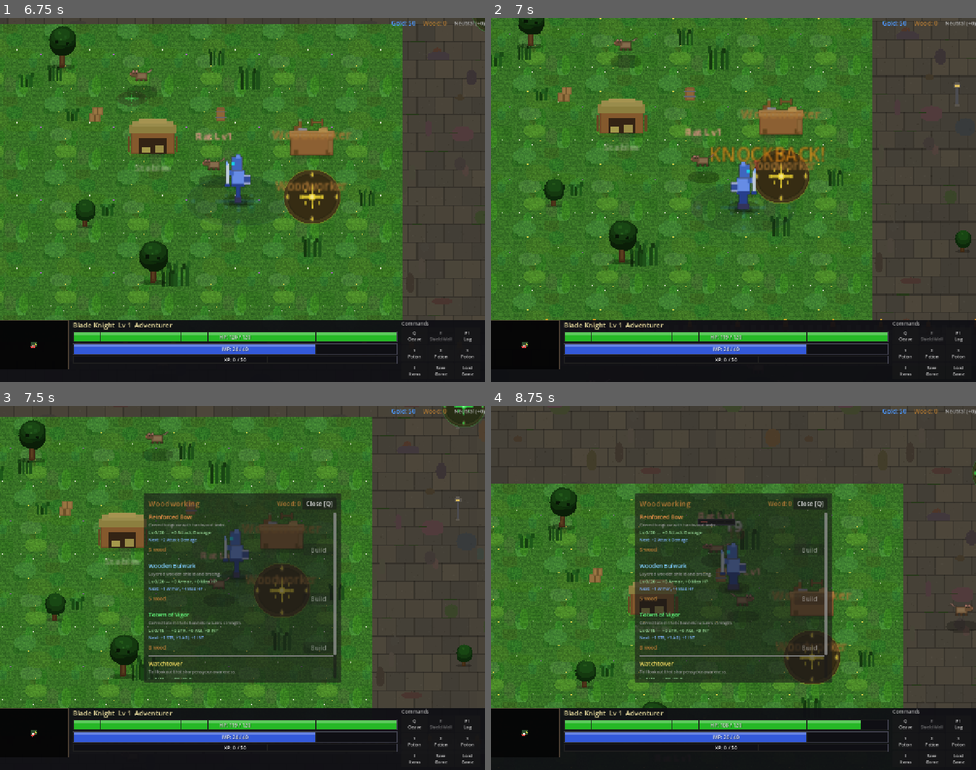
Above: before the commit, frames 1-4 (two rows, left to right).
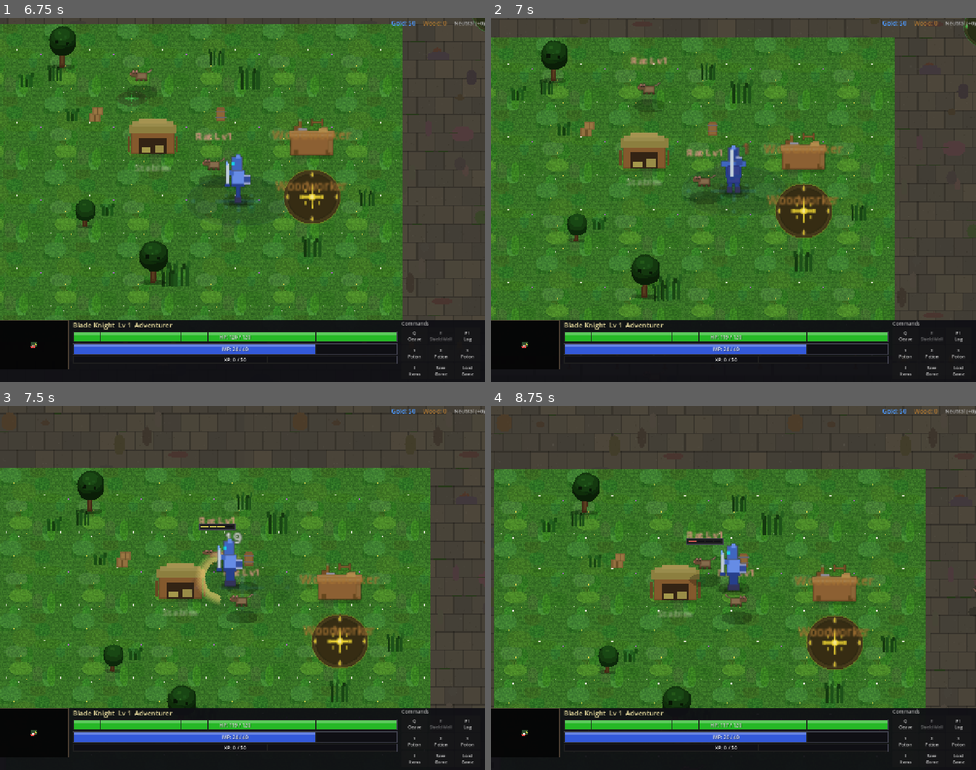
Above: after the commit, the same moments.

Repository: slxny/legends-open-rpg
Game: Godot game, scene res://scenes/main.tscn
The game is run twice, just before and just after one commit, with the same random seed, the same clock (stepped at 60 frames per second) and the same inputs.
Inputs (mouse positions are in pixels of both pictures, inside the frame that each line leads up to):
- Up to frame 1 (6.75 s): click "SELECT" at 0.5 s; tap Enter at 1.25 s; drag from (33, 352) to (242, 258) at 1.27 s; drag from (145, 218) to (242, 174) at 2.02 s; move the mouse to (291, 119) at 2.77 s; hold D (move_right) 2.78-3.5 s; hold E (ability_2) 2.78-3.5 s; tap Space (attack) at 3.05 s; drag from (218, 272) to (67, 323) at 3.52 s; move the mouse to (388, 254) at 4.27 s; hold A (move_left) 4.28-5 s; hold Space (attack) 4.28-5 s; tap F (interact) at 4.35 s; drag from (97, 145) to (223, 200) at 5.02 s; move the mouse to (87, 276) at 5.77 s; hold S (move_down) 5.78-6.5 s; hold Space (attack) 5.78-6.5 s; tap 2 at 5.85 s; click (87, 276) at 5.92 s; drag from (126, 127) to (145, 218) at 6.52 s
- Up to frame 2 (7 s): no input
- Up to frame 3 (7.5 s): drag from (130, 744) to (281, 562) at 7.27 s
- Up to frame 4 (8.75 s): drag from (636, 606) to (811, 653) at 8.02 s

Frame 1 is identical in both runs. In frame 2, 29% of the frame differs, in the area x 0-100%, y 0-83%; in frame 3, 49%, in the area x 0-100%, y 0-91%; in frame 4, 37%.

Commit message:
Redesign rat squeal: softer, varied, and throttled
The single piercing rat squeal (1800-5000 Hz) played on every attack
from every rat in a 15-20 rat swarm was unbearable. Three changes:

1. Sound redesign: replaced the single shrill squeal with 3 softer
   variants at much lower frequencies (700-1400 Hz range vs the old
   1800-5000 Hz), shorter duration, less noise, lower drive

2. Randomized variant selection: each squeal randomly picks one of
   the 3 variants so it doesn't sound repetitive

3. Throttled playback: only 30% of rat attacks trigger a squeal
   attempt, and a global 0.8s cooldown across ALL rats prevents
   overlapping squeals from swarms. Volume also reduced from -4 dB
   to -8 dB offset

https://claude.ai/code/session_012os551rq58VMUGcUPanefS

Diff:
--- a/scenes/enemies/enemy.gd
+++ b/scenes/enemies/enemy.gd
@@ -79,6 +79,9 @@
 # Shared drop node pool (avoids Area2D+CollisionShape2D+Sprite2D per drop)
 static var _drop_pool: Array[Area2D] = []
 const DROP_POOL_MAX: int = 20
+# Global rat squeal cooldown — prevents overlapping squeals from swarms
+static var _rat_squeal_cooldown: float = 0.0
+const RAT_SQUEAL_INTERVAL: float = 0.8
 
 func _ready() -> void:
 	add_to_group("enemies")
@@ -278,6 +281,10 @@
 	if _is_dead:
 		return
 
+	# Tick rat squeal cooldown (static, shared across all enemies)
+	if _rat_squeal_cooldown > 0.0:
+		_rat_squeal_cooldown -= delta
+
 	# Distance-based sleep/wake check (throttled)
 	_sleep_check_timer -= delta
 	if _sleep_check_timer <= 0.0:
@@ -463,11 +470,18 @@
 			var result = CombatManager.calculate_damage(get_stats_dict(), target.get_stats_dict())
 			target.take_damage(result["damage"], result["is_crit"])
 			_do_attack_lunge()
-			if sprite_type == "rat":
-				AudioManager.play_sfx("rat_squeal", -4.0)
+			if sprite_type == "rat" and randf() < 0.3:
+				_try_rat_squeal()
 			# Rare effect proc
 			if _effect_chance > 0.0 and randf() < _effect_chance:
 				_apply_effect_to_target(target)
+
+func _try_rat_squeal() -> void:
+	if _rat_squeal_cooldown > 0.0:
+		return
+	_rat_squeal_cooldown = RAT_SQUEAL_INTERVAL
+	var variant = randi_range(1, 3)
+	AudioManager.play_sfx("rat_squeal_%d" % variant, -8.0)
 
 func _process_return(delta: float) -> void:
 	var dist_sq = global_position.distance_squared_to(home_position)
--- a/scripts/autoloads/audio_manager.gd
+++ b/scripts/autoloads/audio_manager.gd
@@ -217,7 +217,7 @@
 		"gold_pickup", "item_pickup", "level_up", "dash_swoosh",
 		"ability_whoosh", "power_strike", "whirlwind", "player_hurt",
 		"charge_loop", "charge_ready", "charge_release", "tree_chop",
-		"tree_fall", "rat_squeal"]
+		"tree_fall", "rat_squeal_1", "rat_squeal_2", "rat_squeal_3"]
 	var batch: int = 0
 	for sfx_name in sfx_names:
 		if _sfx_cache.has(sfx_name):
@@ -646,18 +646,34 @@
 	_soft_clip(samples, 1.4)
 	return _to_stream(samples)
 
-func _gen_rat_squeal() -> AudioStreamWAV:
-	# Short high-pitched rat squeak — piercing chirp with breathy rasp
-	var samples = _make_samples(0.14)
-	# Core squeal: sharp rising-then-falling high pitch
-	_pitch_sweep_sine(samples, 1800.0, 3200.0, 0.25)
-	_pitch_sweep_sine(samples, 2600.0, 2000.0, 0.15, 0.05)
-	# Second harmonic for shrillness
-	_pitch_sweep_sine(samples, 3600.0, 5000.0, 0.1)
-	# Breathy rasp layer — gives it that animal quality
-	_add_pitched_noise(samples, 3000.0, 2000.0, 0.12)
-	_apply_envelope(samples, 0.005, 0.03, 0.1)
-	_soft_clip(samples, 1.8)
+func _gen_rat_squeal_1() -> AudioStreamWAV:
+	# Soft short chirp — low-mid squeak, not piercing
+	var samples = _make_samples(0.10)
+	_pitch_sweep_sine(samples, 900.0, 1400.0, 0.18)
+	_pitch_sweep_sine(samples, 1200.0, 800.0, 0.10, 0.03)
+	_add_pitched_noise(samples, 1200.0, 800.0, 0.06)
+	_apply_envelope(samples, 0.003, 0.02, 0.07)
+	_soft_clip(samples, 1.2)
+	return _to_stream(samples)
+
+func _gen_rat_squeal_2() -> AudioStreamWAV:
+	# Quick nasal grunt — deeper, more of a chitter
+	var samples = _make_samples(0.08)
+	_pitch_sweep_sine(samples, 700.0, 1100.0, 0.16)
+	_pitch_sweep_sine(samples, 1000.0, 700.0, 0.08, 0.02)
+	_add_pitched_noise(samples, 900.0, 600.0, 0.07)
+	_apply_envelope(samples, 0.002, 0.02, 0.05)
+	_soft_clip(samples, 1.2)
+	return _to_stream(samples)
+
+func _gen_rat_squeal_3() -> AudioStreamWAV:
+	# Breathy hiss — shortest, almost just air
+	var samples = _make_samples(0.12)
+	_pitch_sweep_sine(samples, 800.0, 1200.0, 0.12)
+	_add_pitched_noise(samples, 1000.0, 1200.0, 0.10)
+	_pitch_sweep_sine(samples, 1100.0, 600.0, 0.06, 0.04)
+	_apply_envelope(samples, 0.004, 0.03, 0.08)
+	_soft_clip(samples, 1.0)
 	return _to_stream(samples)
 
 # ============================================================
